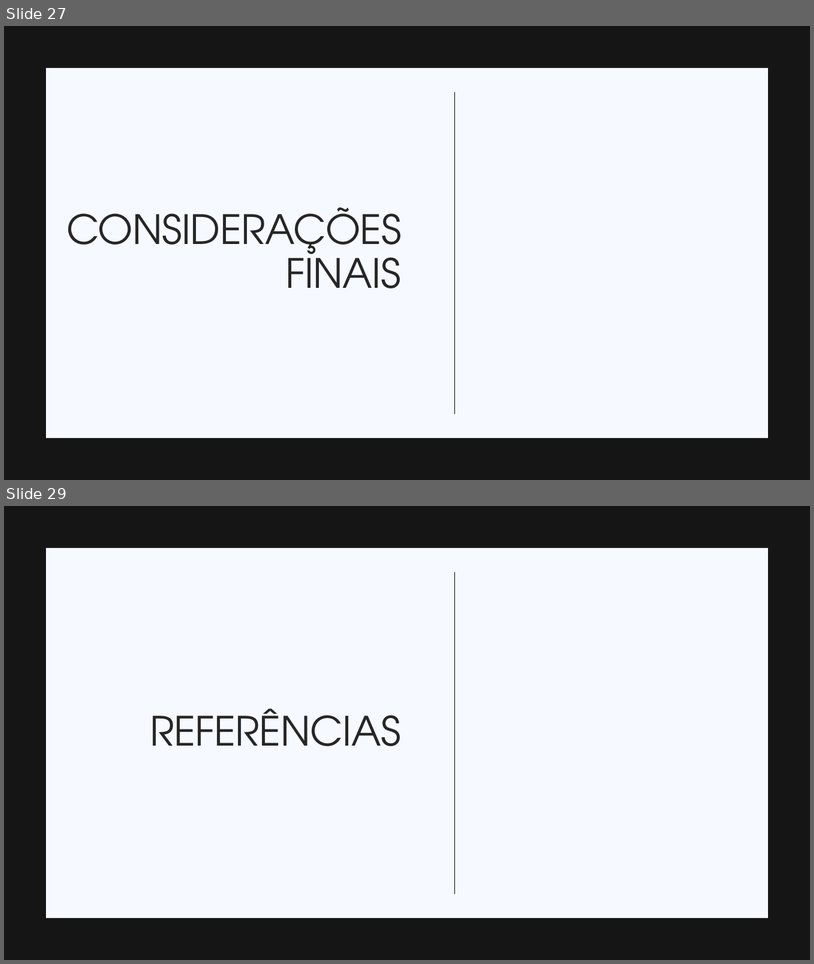
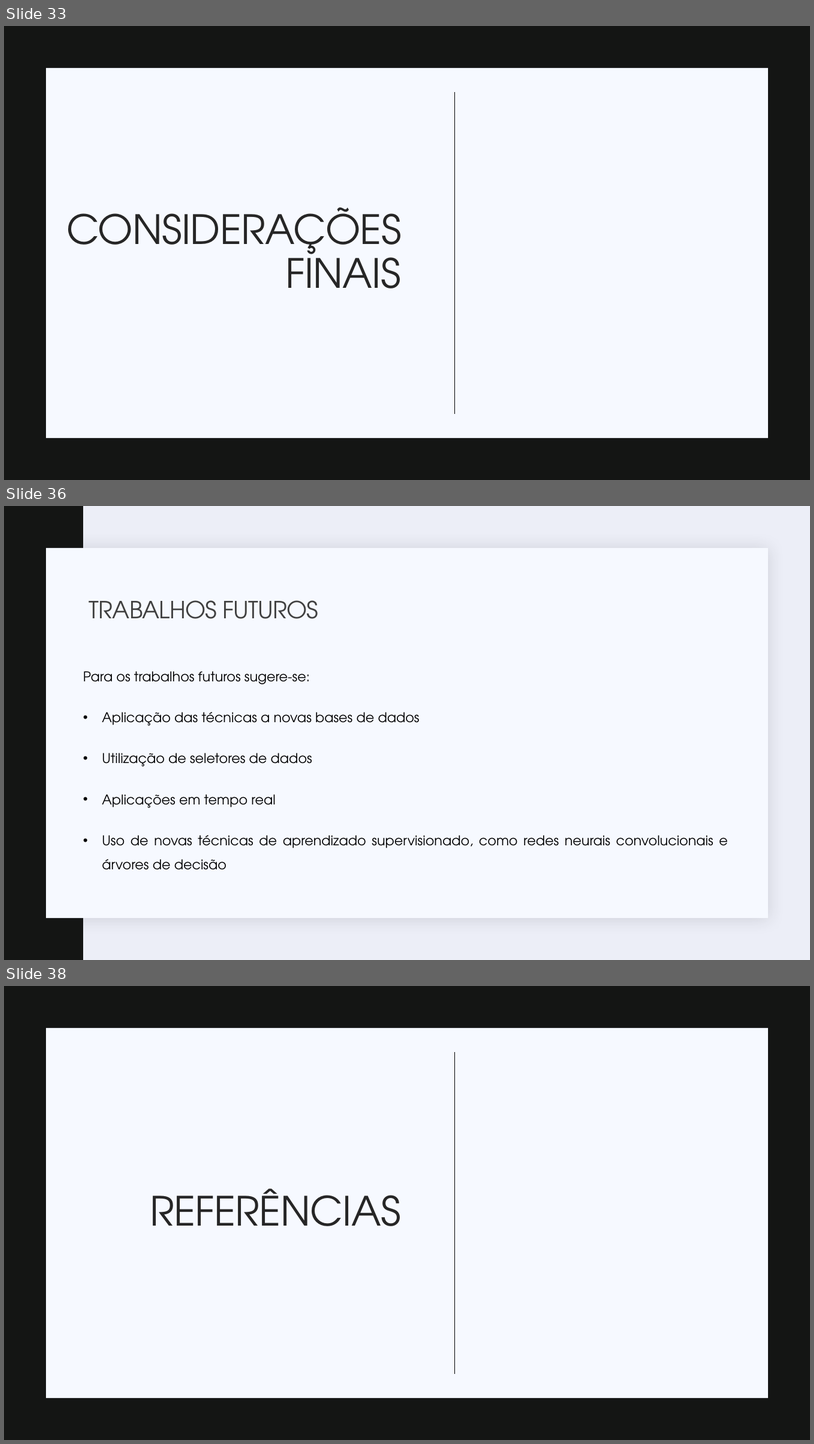
Before and after one commit to JoaoGNT/DDoS_Detection, a slide deck: Apresentação.pptx. Shown one above the other, each under a label of ours: slides 27 and 29 before the commit, slides 33, 36 and 38 after it; the slides between them are not shown. The pictures are 814x964 and 814x1444 pixels, drawn with LibreOffice and Linux fonts; fonts in the diff are those of the drawing. Boxes give left, top, right and bottom in pixels: in the first picture for what was removed or moved away, otherwise in the second. Text is boxed around its words. In the diff, an @@ line names an element or a change of style, - is before the commit and + after.

```diff
--- a/Apresentação.pptx
+++ b/Apresentação.pptx
@@ slide 36 added at (4,506,810,960), background #ECEEF7; not listed: 1 template element that a slide beside it also shows @@
@@ rectangle added at (4,506,83,960), fill #141514 @@
@@ title added at (89,600,318,619), 28 pt, text #404040 @@
+TRABALHOS FUTUROS
@@ text added at (83,671,728,870), 16 pt, text #000000 @@
+Para os trabalhos futuros sugere-se:
+• Aplicação das técnicas a novas bases de dados
+• Utilização de seletores de dados
+• Aplicações em tempo real
+• Uso de novas técnicas de aprendizado supervisionado, como redes neurais convolucionais e árvores de decisão
@@ what was slide 27 is now slide 33 @@
@@ what was slide 29 is now slide 38 @@
```
Also in this commit, not shown: 6 slides changed, 10 other slides added, 2 slides removed, 6 other files.
